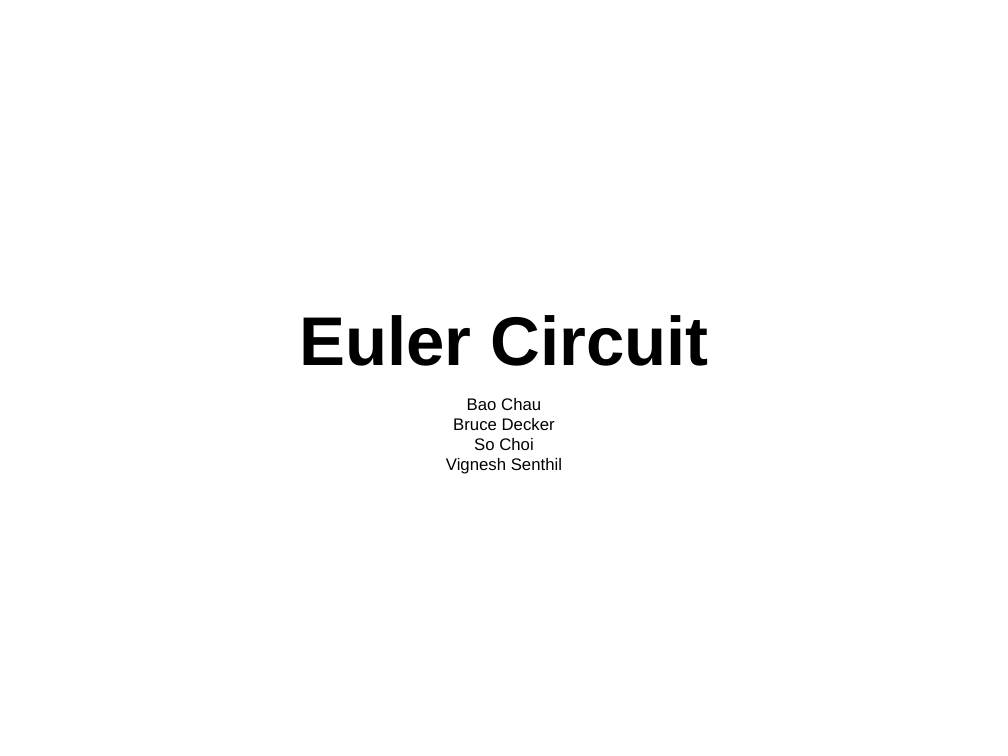
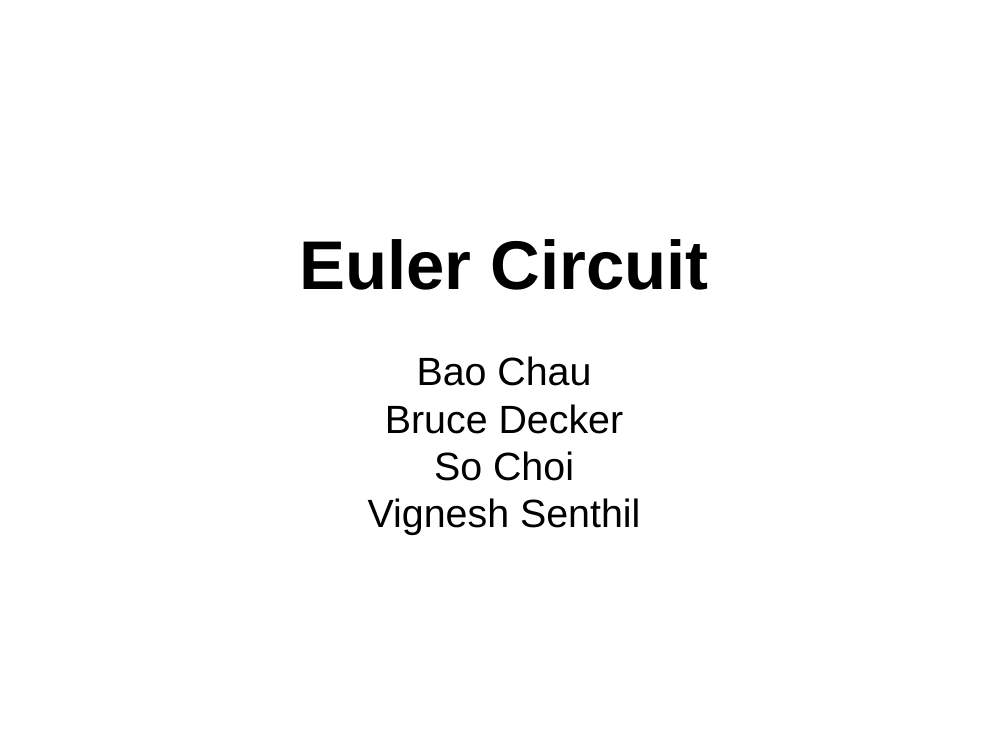
Before and after one commit to codesofter/cis22c, a slide deck: slide 1 of Team Project Files/Presentation.ppt. Drawn at 1008x756 pixels with LibreOffice and Linux fonts; fonts in the diff are those of the drawing. Boxes give left, top, right and bottom in pixels: in the first picture for what was removed or moved away, otherwise in the second. Text is boxed around its words. In the diff, an @@ line names an element or a change of style, - is before the commit and + after.

```diff
--- a/Team Project Files/Presentation.ppt
+++ b/Team Project Files/Presentation.ppt
@@ title "Euler Circuit" moved from (x1=299, y1=315, x2=708, y2=366) to (x1=299, y1=239, x2=708, y2=290) @@
@@ subtitle "Bao Chau" moved from (x1=446, y1=398, x2=562, y2=474) to (x1=368, y1=356, x2=640, y2=535) @@
@@ subtitle "Bao Chau" at (x1=368, y1=356, x2=640, y2=535): size 17 to 40 pt @@
```
Also in this commit, not shown: 2 other slides changed, 24 other files.
